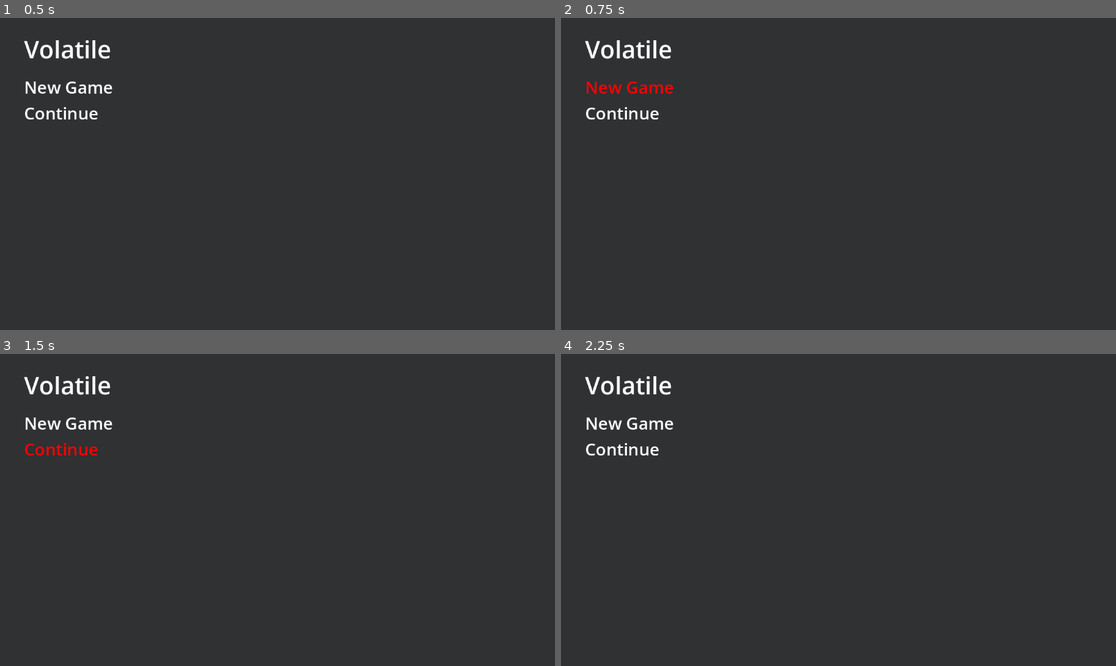
Above: before the commit, frames 1-4 (two rows, left to right).
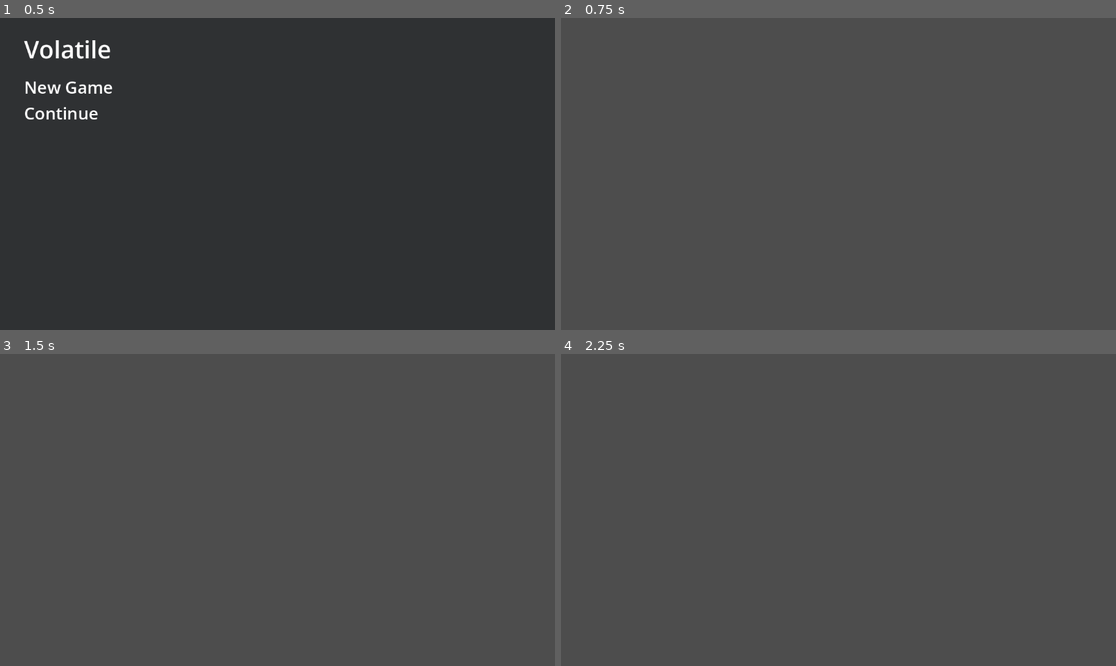
Above: after the commit, the same moments.

Repository: ioannoid/volatile-game-jam
Game: Godot game, scene res://main.tscn
Same seed, same stepped clock (60 frames per second), same inputs: the game is played once before the commit and once after it. Before the commit the project starts from res://node_2d.tscn.
Inputs (mouse positions are in pixels of both pictures, inside the frame that each line leads up to):
- Up to frame 1 (0.5 s): no input
- Up to frame 2 (0.75 s): tap Enter at 0.5 s; move the mouse to (627, 86) at 0.52 s; hold W (move_up) from 0.53 s (still down); click (627, 86) at 0.67 s
- Up to frame 3 (1.5 s): tap Space at 1.25 s; move the mouse to (66, 447) at 1.27 s; release W (move_up) at 1.28 s; hold D (move_down) from 1.28 s (still down); click (66, 447) at 1.42 s
- Up to frame 4 (2.25 s): tap Enter at 2 s; move the mouse to (894, 441) at 2.02 s; release D (move_down) at 2.03 s; hold W (move_up) from 2.03 s (still down); click (894, 441) at 2.17 s

Frame 1 is identical in both runs. In frame 2, 100% of the frame differs, in the area x 0-100%, y 0-100%; in frame 3, 100%; in frame 4, 100%.

Commit message:
Not working but ill get there eventually

Diff:
--- /dev/null
+++ b/game/main.gd
@@ -0,0 +1,28 @@
+extends Node
+
+var main_menu
+var game
+
+# Called when the node enters the scene tree for the first time.
+func _ready():
+	main_menu = load("res://node_2d.tscn")
+	game = load("res://area_2d.tscn")
+	var instance = main_menu.instantiate()
+	add_child(instance)
+	instance.get_node("/root/Node/Control/MarginContainer/HBoxContainer/VBoxContainer/MenuItems/RichTextLabel2").gui_input.connect(_on_gui_input)
+	pass # Replace with function body.
+
+
+# Called every frame. 'delta' is the elapsed time since the previous frame.
+func _process(delta):
+	pass
+
+func _switch_scene():
+	get_node("/root/Node/Control").free()
+	var instance = game.instantiate()
+	add_child(instance)
+
+func _on_gui_input(event):
+	if event is InputEventMouseButton:
+		if event.is_pressed() and event.button_index == MOUSE_BUTTON_LEFT:
+			_switch_scene()
--- /dev/null
+++ b/game/main.tscn
@@ -0,0 +1,6 @@
+[gd_scene load_steps=2 format=3 uid="uid://h0gtlsr36h7t"]
+
+[ext_resource type="Script" path="res://main.gd" id="1_mnddb"]
+
+[node name="Node" type="Node"]
+script = ExtResource("1_mnddb")
--- a/game/menu_options.gd
+++ b/game/menu_options.gd
@@ -1,4 +1,7 @@
 extends RichTextLabel
+signal change_scene
+
+var x = Color.RED
 
 
 # Called when the node enters the scene tree for the first time.
@@ -10,7 +13,7 @@
 	pass
 
 func _on_mouse_entered():
-	add_theme_color_override("default_color", Color.RED)
+	add_theme_color_override("default_color", x)
 
 func _on_mouse_exited():
 	add_theme_color_override("default_color", Color.WHITE)
--- a/game/project.godot
+++ b/game/project.godot
@@ -11,7 +11,7 @@
 [application]
 
 config/name="volatile-game-jam"
-run/main_scene="res://node_2d.tscn"
+run/main_scene="res://main.tscn"
 config/features=PackedStringArray("4.0", "Forward Plus")
 config/icon="res://icon.svg"
 
